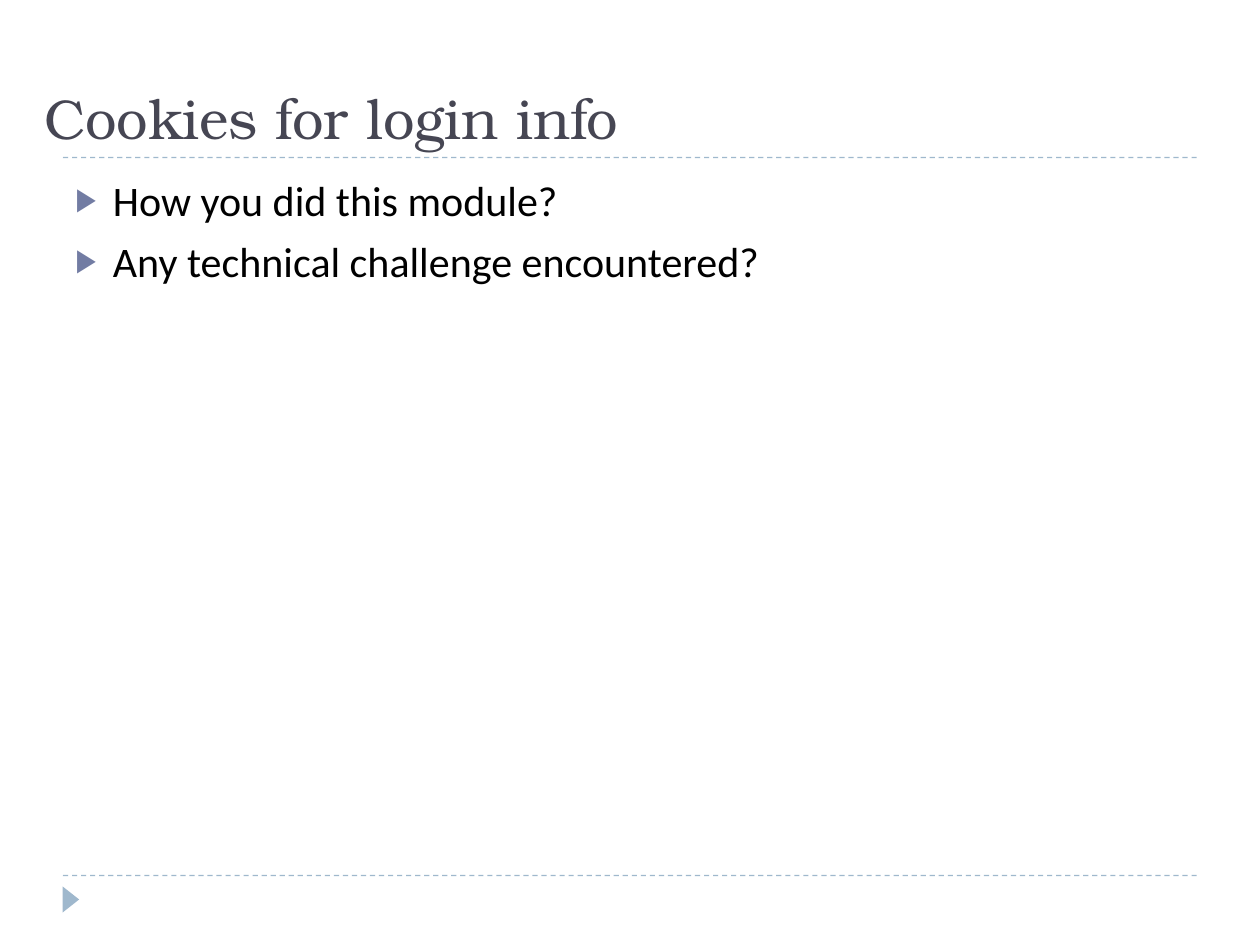
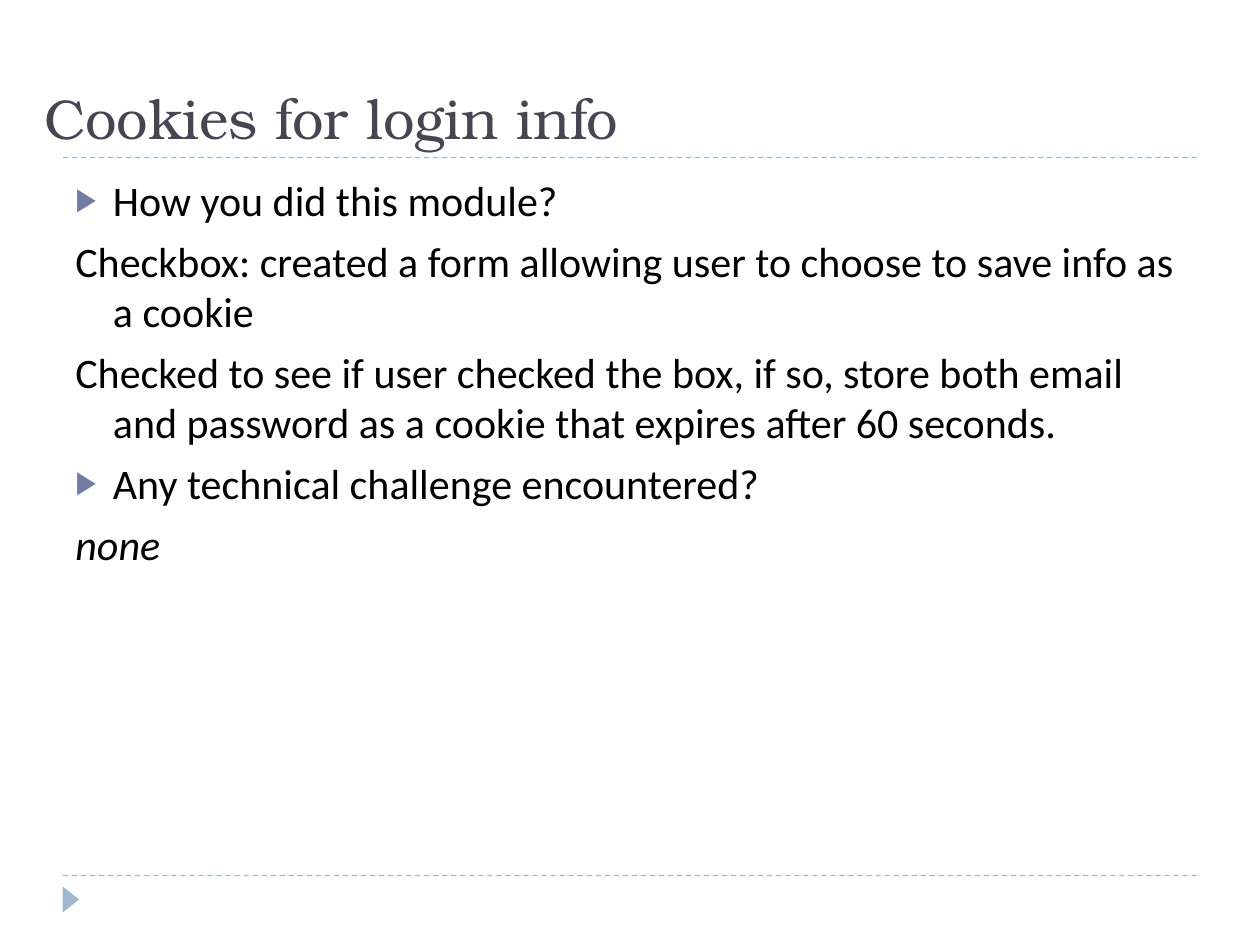
Before and after one commit to BowenChan/CS-174-Website-Project, a slide deck: slide 5 of Presentation and Files/2014 TeamProject3 Presentation 1212014.ppt. Drawn at 1260x945 pixels with LibreOffice and Linux fonts; fonts in the diff are those of the drawing. Boxes give left, top, right and bottom in pixels: in the first picture for what was removed or moved away, otherwise in the second. Text is boxed around its words. In the diff, an @@ line names an element or a change of style, - is before the commit and + after.

Commit message:
Presentation

```diff
--- a/Presentation and Files/2014 TeamProject3 Presentation 1212014.ppt
+++ b/Presentation and Files/2014 TeamProject3 Presentation 1212014.ppt
@@ text at <box>75,247,1174,445</box>: paragraphs added @@
+Checkbox: created a form allowing user to choose to save info as a cookie
+Checked to see if user checked the box, if so, store both email and password as a cookie that expires after 60 seconds.
@@ text at <box>75,539,160,561</box>: paragraph added @@
+none
```
Also in this commit, not shown: 1 other slide changed, 1 other file.
